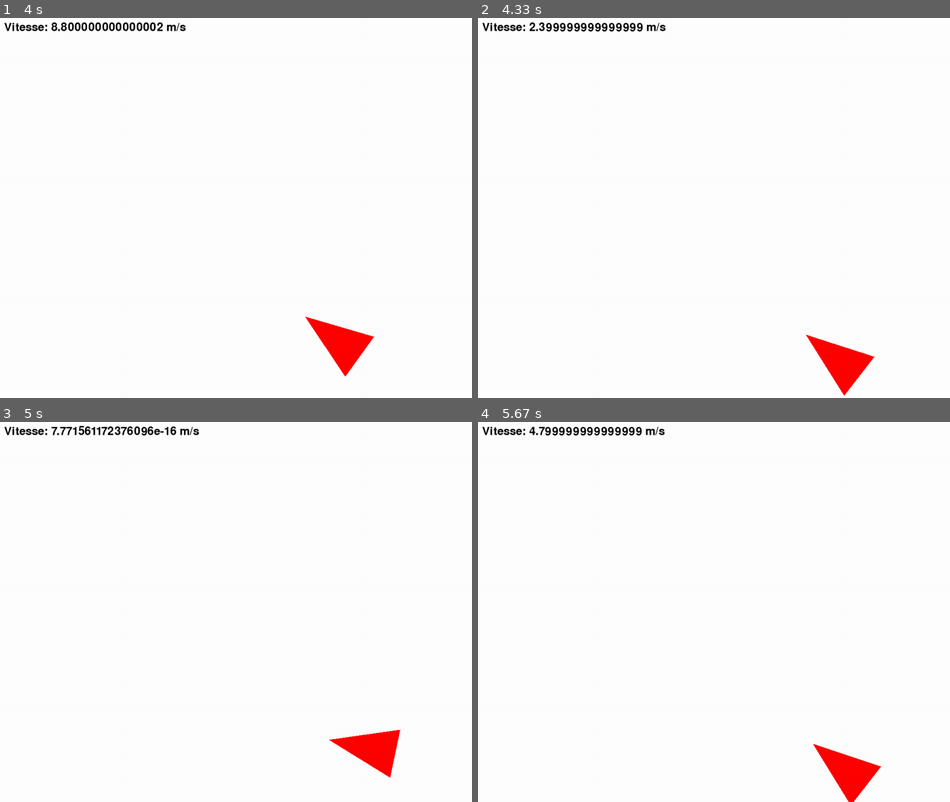
Above: before the commit, frames 1-4 (two rows, left to right).
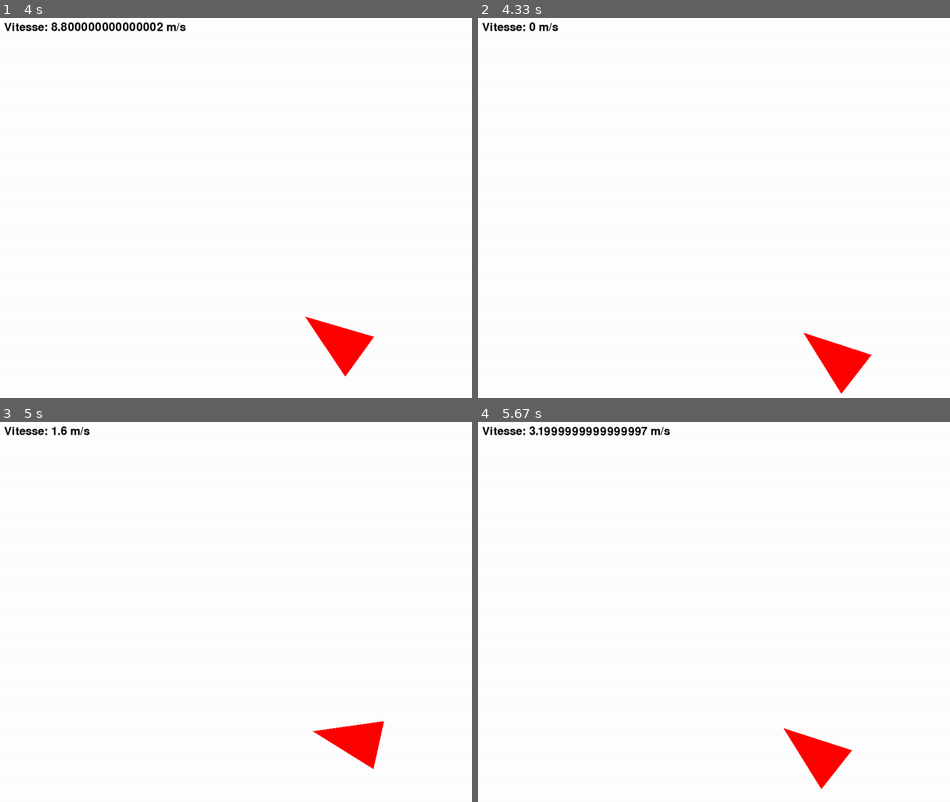
Above: after the commit, the same moments.

Repository: Singh-Jaskaranpreet/projet_robot_LU2IN013
Game: pygame game, started from simulateur.py
Same seed, same stepped clock (60 frames per second), same inputs: the game is played once before the commit and once after it.
Inputs:
- Up to frame 1 (4 s): hold Right 0.33-0.8 s; hold Up 0.83-1.13 s; hold Right 1.17-1.63 s; hold Left 1.67-2.2 s; hold Down 2.23-2.53 s; hold Left 2.57-2.97 s; hold Up 3-3.37 s; tap Space at 3.07, 3.47, 3.77 s; hold Right from 3.4 s (still down)
- Up to frame 2 (4.33 s): release Right at 4.03 s; hold Down from 4.07 s (still down); tap Space at 4.13 s
- Up to frame 3 (5 s): release Down at 4.43 s; hold Left 4.47-4.93 s; tap Space at 4.53, 4.83 s; hold Right from 4.97 s (still down)
- Up to frame 4 (5.67 s): tap Space at 5.03, 5.33, 5.53 s; release Right at 5.43 s; hold Up from 5.47 s (still down)

Frame 1 is identical in both runs. In frame 2, 0.7% of the frame differs, in the area x 10-85%, y 1-100%; in frame 3, 1.3%; in frame 4, 1.9%, in the area x 10-86%, y 1-100%.

Commit message:
Fix des arrets sur les bords

Diff:
--- a/Environnement.py
+++ b/Environnement.py
@@ -9,9 +9,14 @@
 
     def mise_a_jour(self, vehicule):
         # Arrêter le véhicule si proche du bord droit
-        if (vehicule.r_Avg[0] + 10 > self.largeur or vehicule.r_Avd[0] + 10 > self.largeur) :  # 25 est le rayon du cercle
+        if (vehicule.r_Avg[0] + 10 > self.largeur or vehicule.r_Avd[0] + 10 > self.largeur or vehicule.r_Ar[0] + 10 > self.largeur) :  # 25 est le rayon du cercle
             vehicule.arret()
-
+        elif (vehicule.r_Avg[0] - 10 < 0 or vehicule.r_Avd[0] - 10 < 0 or vehicule.r_Ar[0] -10 < 0) :  # 25 est le rayon du cercle
+            vehicule.arret()
+        elif (vehicule.r_Avg[1] + 10 > self.hauteur or vehicule.r_Avd[1] + 10 > self.hauteur or vehicule.r_Ar[1] + 10 > self .hauteur) :  # 25 est le rayon du cercle
+            vehicule.arret()
+        elif (vehicule.r_Avg[1] - 10 < 0 or vehicule.r_Avd[1] - 10 < 0 or vehicule.r_Ar[1] - 10 < 0 ) :  # 25 est le rayon du cercle
+            vehicule.arret()
     def afficher(self, screen, vehicule, couleur_vehicule, couleur_texte):
                # Afficher le véhicule
         pygame.draw.polygon(screen, couleur_vehicule,[vehicule.r_Ar,vehicule.r_Avg,vehicule.r_Avd])
